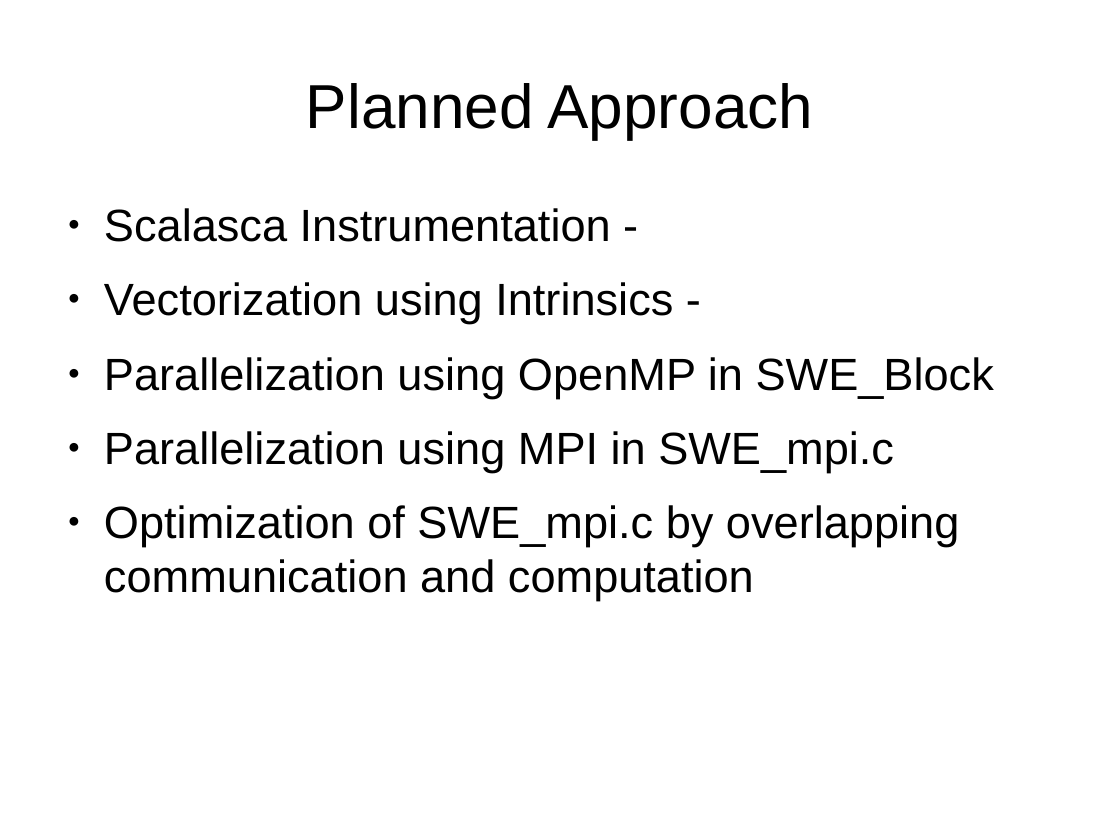
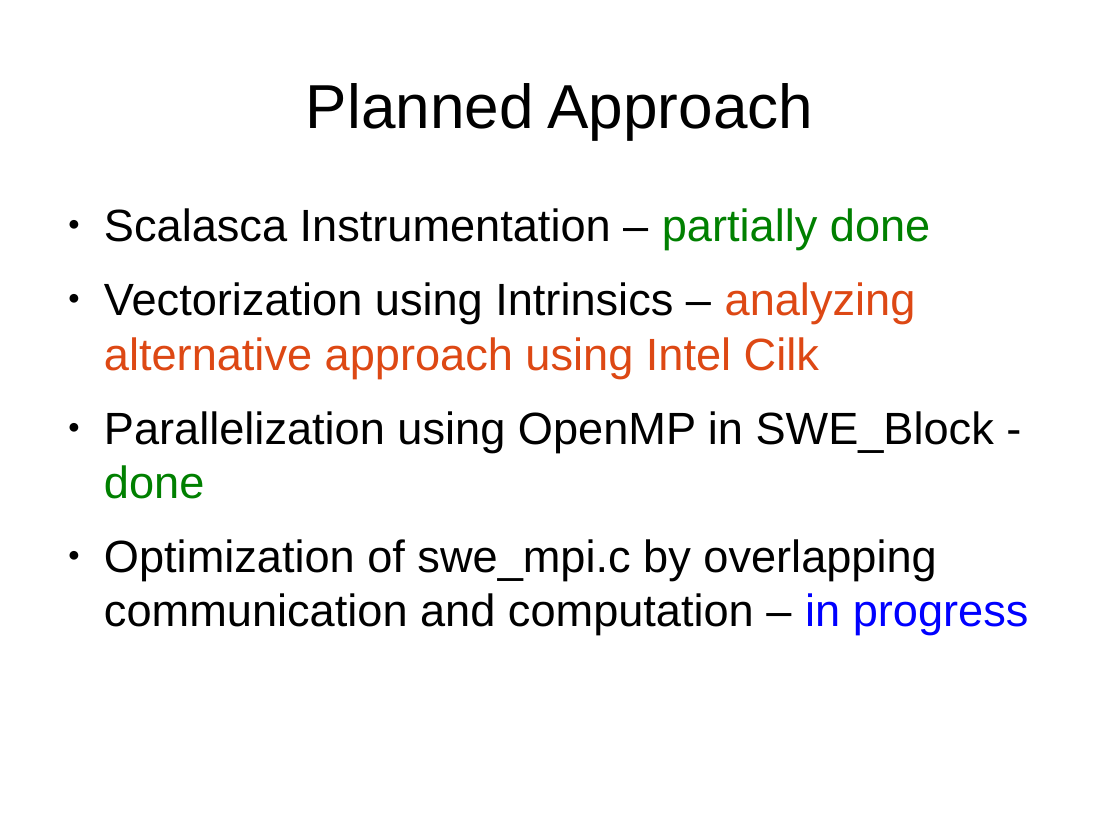
Before and after one commit to gauravk-in/hpc-lab-ws13, a slide deck: slide 2 of Project/ProgressPresentation/ProjectProgress.odp. Drawn at 1120x840 pixels with LibreOffice and Linux fonts; fonts in the diff are those of the drawing. Boxes give left, top, right and bottom in pixels: in the first picture for what was removed or moved away, otherwise in the second. Text is boxed around its words. In the diff, an @@ line names an element or a change of style, - is before the commit and + after.

```diff
--- a/Project/ProgressPresentation/ProjectProgress.odp
+++ b/Project/ProgressPresentation/ProjectProgress.odp
@@ text at bbox=[104, 208, 1029, 635]: text changed @@
-● Scalasca Instrumentation -
-● Vectorization using Intrinsics -
-● Parallelization using OpenMP in SWE_Block
-● Parallelization using MPI in SWE_mpi.c
-● Optimization of SWE_mpi.c by overlapping communication and computation
+● Scalasca Instrumentation – partially done
+● Vectorization using Intrinsics – analyzing alternative approach using Intel Cilk
+● Parallelization using OpenMP in SWE_Block - done
+● Optimization of swe_mpi.c by overlapping communication and computation – in progress
```
Also in this commit, not shown: 2 other slides changed, 2 slides added, 1 slide removed, 2 other files.
